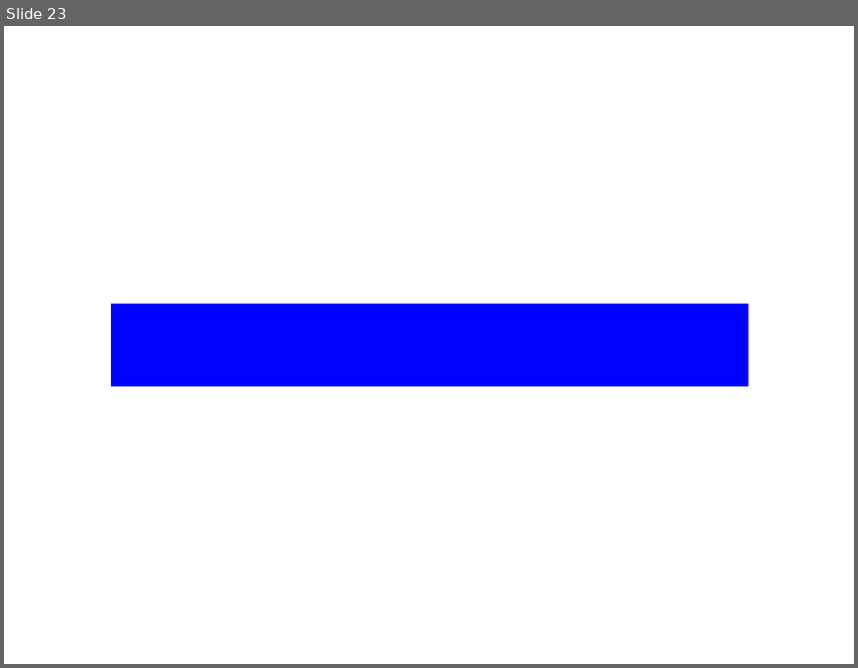
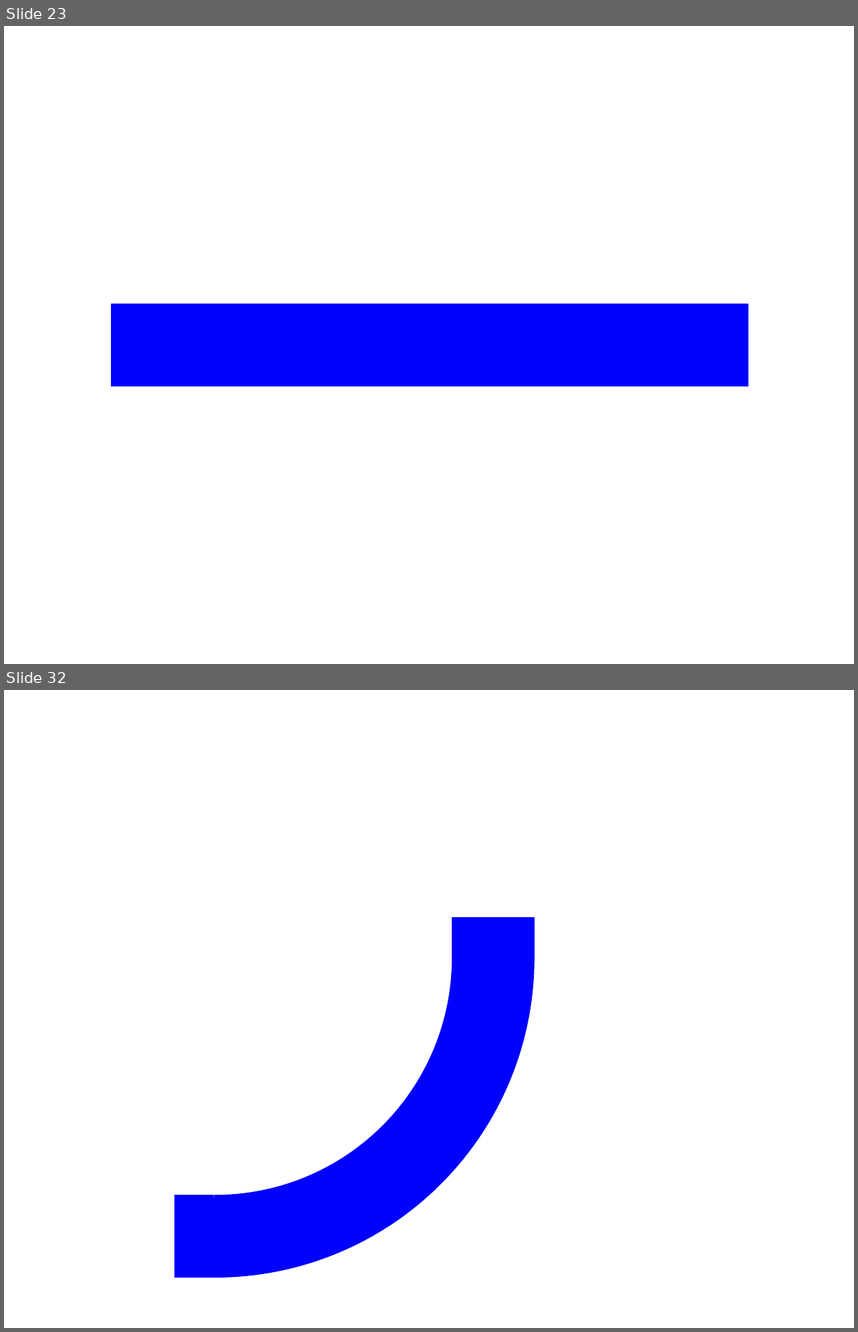
Before and after one commit to Nick-Mazuk/Pacman, a slide deck: Pictures/Pictures.pptx. Shown one above the other, each under a label of ours: slide 23 before the commit, slides 23 and 32 after it; the slides between them are not shown. The pictures are 858x668 and 858x1332 pixels, drawn with LibreOffice and Linux fonts; fonts in the diff are those of the drawing. Boxes give left, top, right and bottom in pixels: in the first picture for what was removed or moved away, otherwise in the second. Text is boxed around its words. In the diff, an @@ line names an element or a change of style, - is before the commit and + after.

```diff
--- a/Pictures/Pictures.pptx
+++ b/Pictures/Pictures.pptx
@@ slide 32 added at [4,690,854,1328], background #FFFFFF @@
@@ arch (boxed as its full ring) added at [4,690,535,1276], fill #0000FF, outline #0000FF 0.75 pt @@
@@ line added from (494, 960) to (494, 917), #0000FF 70 pt @@
@@ line added from (214, 1236) to (175, 1236), #0000FF 70 pt @@
```
Also in this commit, not shown: 1 slide changed, 11 other slides added, 1 slide removed, 14 other files.
